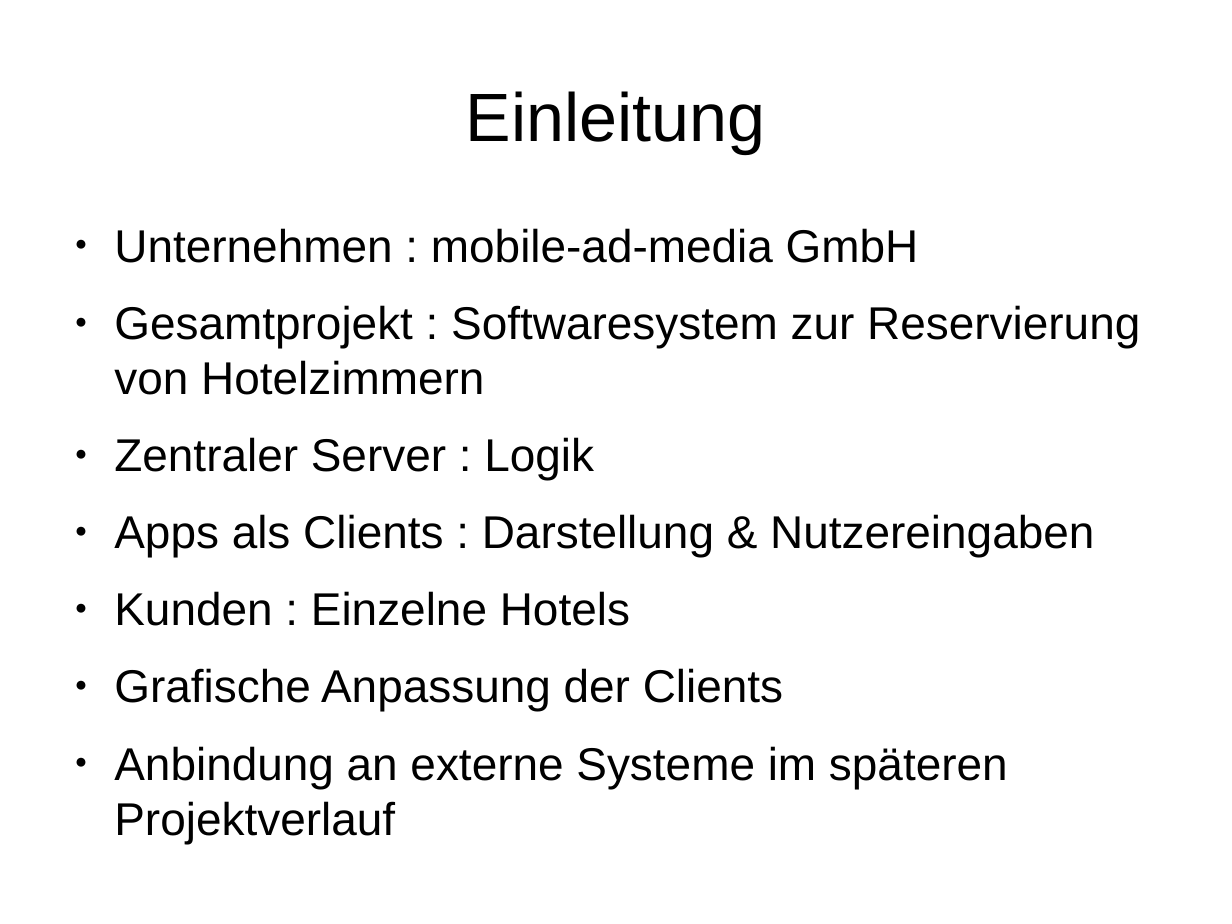
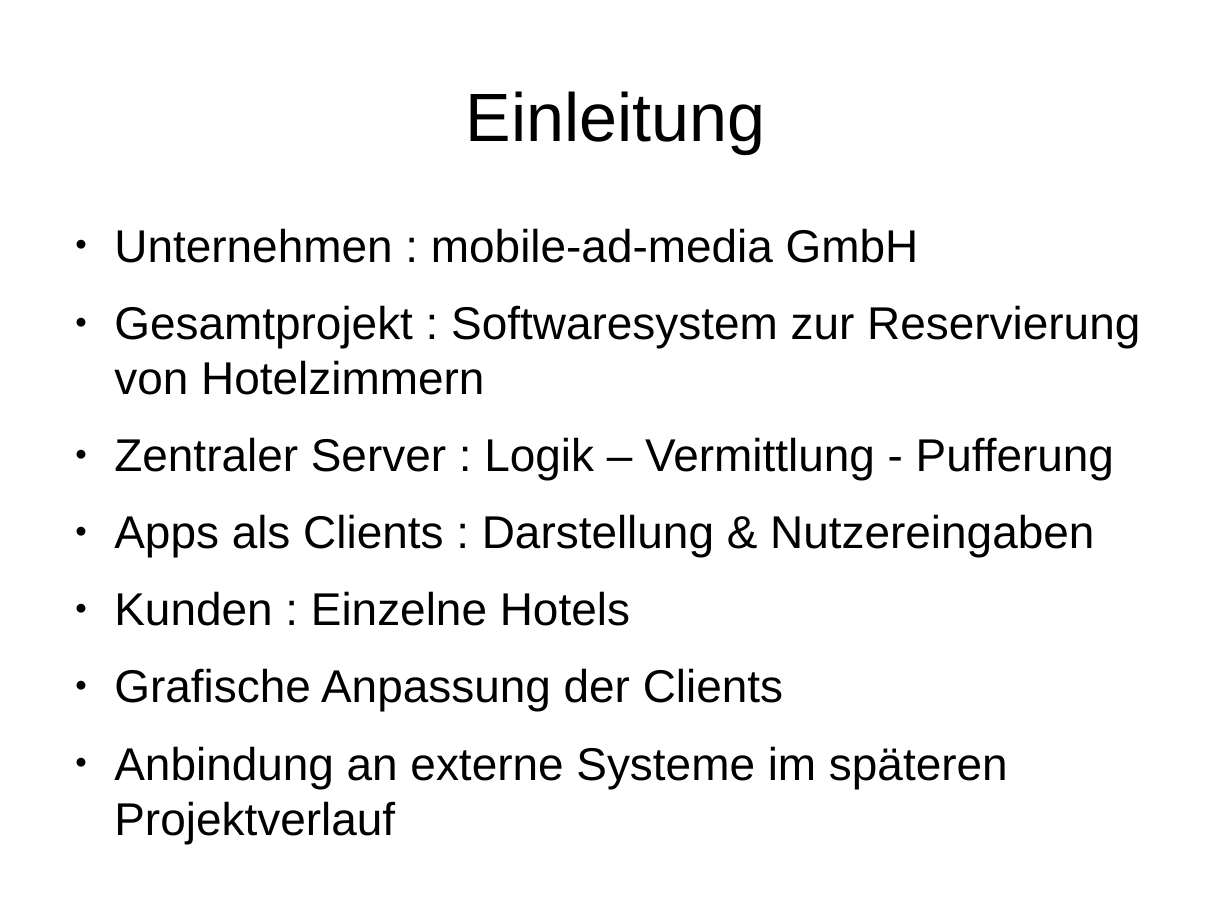
Before and after one commit to janhelmle/weiterbildung_fachinformatiker_ihk_projektantrag, a slide deck: slide 3 of praesentation/presentation_v1.odp. Drawn at 1232x924 pixels with LibreOffice and Linux fonts; fonts in the diff are those of the drawing. Boxes give left, top, right and bottom in pixels: in the first picture for what was removed or moved away, otherwise in the second. Text is boxed around its words. In the diff, an @@ line names an element or a change of style, - is before the commit and + after.

```diff
--- a/praesentation/presentation_v1.odp
+++ b/praesentation/presentation_v1.odp
@@ text at (x1=114, y1=437, x2=1114, y2=480): text changed @@
-● Zentraler Server : Logik
+● Zentraler Server : Logik – Vermittlung - Pufferung
```
Also in this commit, not shown: 1 other slide changed, 7 other files.
